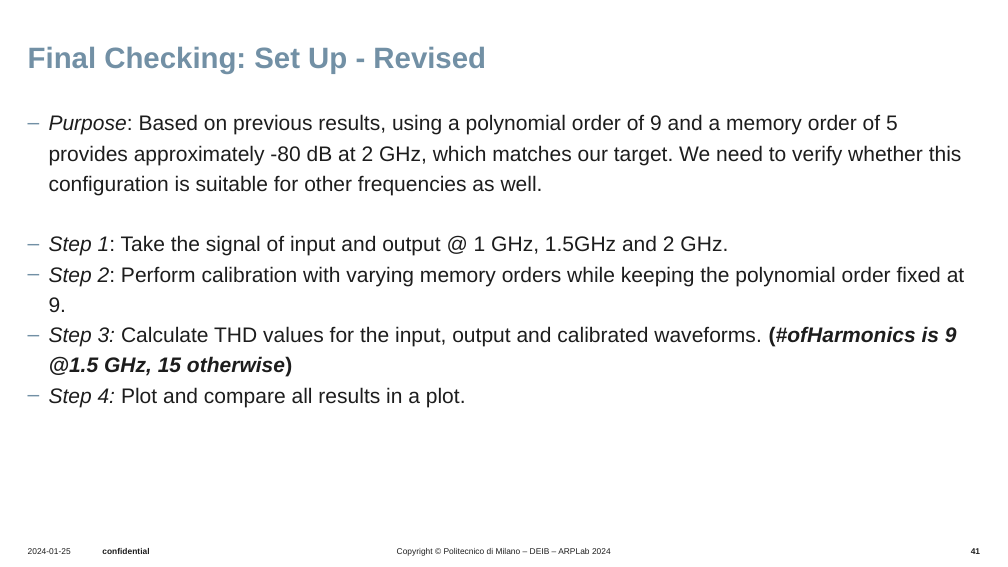
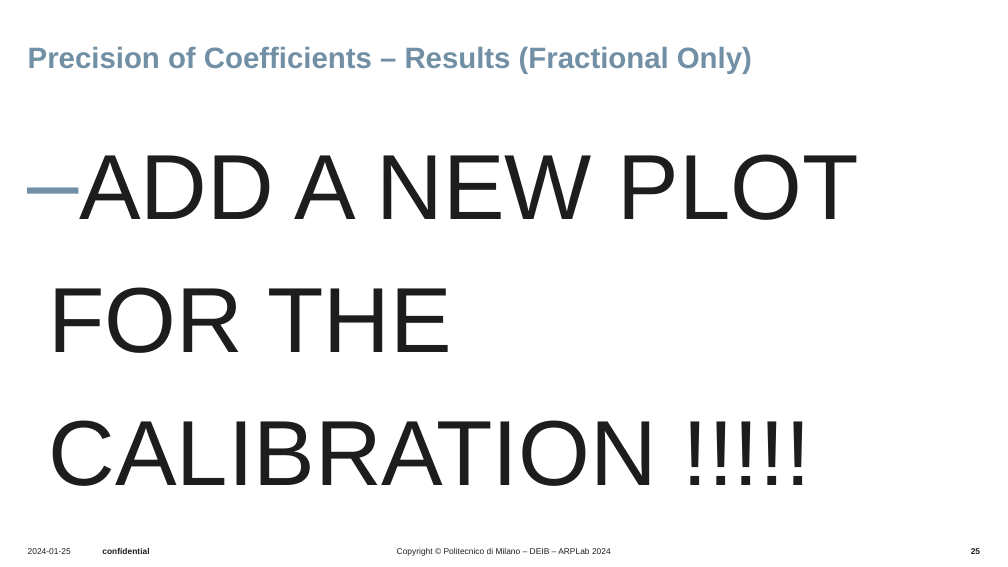
Before and after one commit to UseProxy305/thesisWork, a slide deck: slide 25 of Presentations/presentation6_2_oct/20251002_bi.pptx (slide 41 before the commit). Drawn at 1008x567 pixels with LibreOffice and Linux fonts; fonts in the diff are those of the drawing; background and template pictures are left out. Boxes give left, top, right and bottom in pixels: in the first picture for what was removed or moved away, otherwise in the second. Text is boxed around its words. In the diff, an @@ line names an element or a change of style, - is before the commit and + after.

```diff
--- a/Presentations/presentation6_2_oct/20251002_bi.pptx
+++ b/Presentations/presentation6_2_oct/20251002_bi.pptx
@@ title at (28, 46, 752, 74): text changed @@
-Final Checking: Set Up - Revised
+Precision of Coefficients – Results (Fractional Only)
@@ text at (28, 154, 859, 486): text changed; size 20 to 88 pt @@
-‒ Purpose: Based on previous results, using a polynomial order of 9 and a memory order of 5 provides approximately -80 dB at 2 GHz, which matches our target. We need to verify whether this configuration is suitable for other frequencies as well.
-‒ Step 1: Take the signal of input and output @ 1 GHz, 1.5GHz and 2 GHz.
-‒ Step 2: Perform calibration with varying memory orders while keeping the polynomial order fixed at 9.
-‒ Step 3: Calculate THD values for the input, output and calibrated waveforms. (#ofHarmonics is 9 @1.5 GHz, 15 otherwise)
-‒ Step 4: Plot and compare all results in a plot.
+‒ ADD A NEW PLOT FOR THE CALIBRATION !!!!!
@@ page number at (971, 548, 980, 554): text changed @@
-41
+25
```
Also in this commit, not shown: 13 other slides changed, 11 slides added, 32 slides removed, 13 other files.
